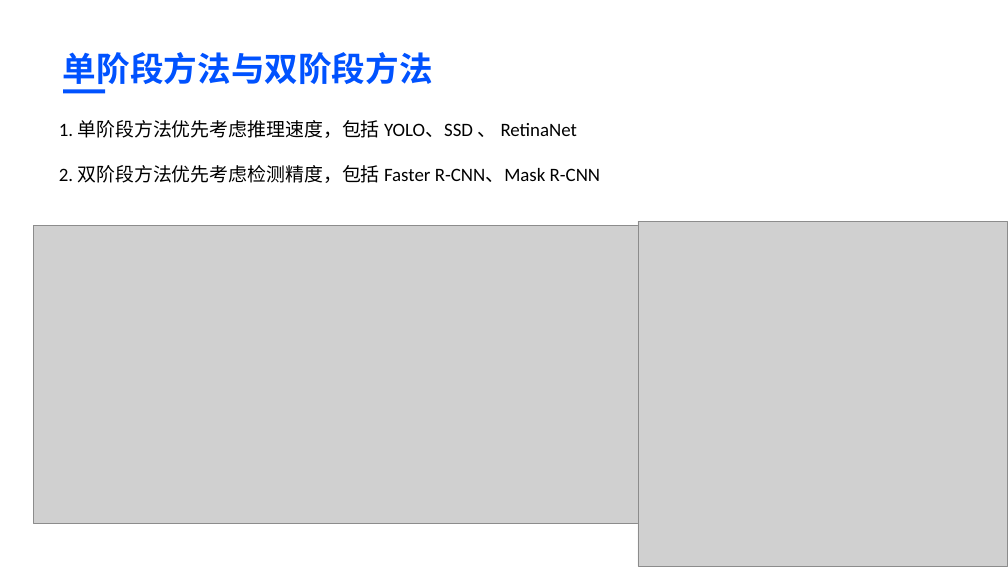
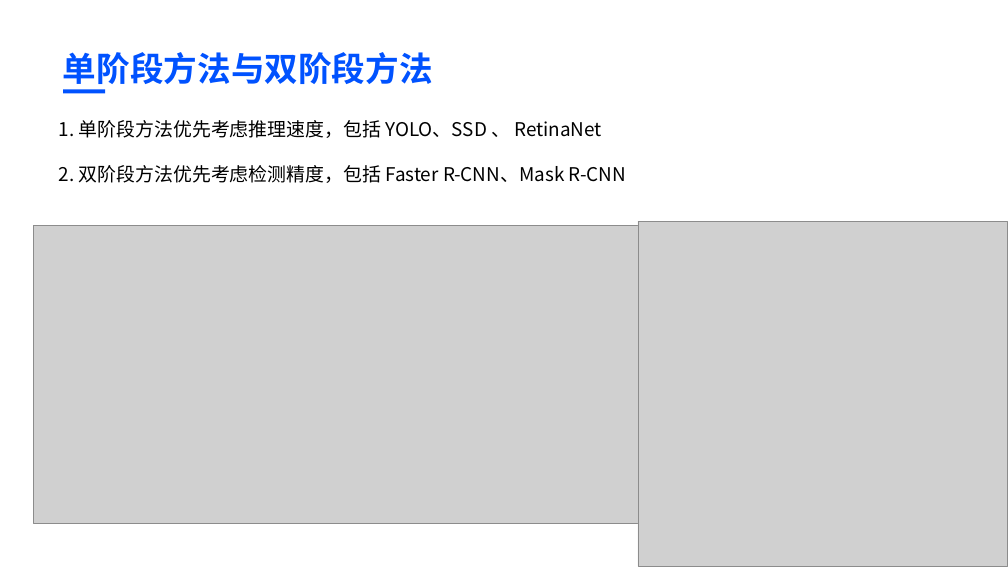
Before and after one commit to BaiRong-NUC/YOLOAnalyzes, a slide deck: slide 5 of 高级软件工程.pptx (slide 4 before the commit). Drawn at 1008x567 pixels with LibreOffice and Linux fonts; fonts in the diff are those of the drawing; grey boxes stand for pictures. Boxes give left, top, right and bottom in pixels: in the first picture for what was removed or moved away, otherwise in the second. Text is boxed around its words. In the diff, an @@ line names an element or a change of style, - is before the commit and + after.

```diff
--- a/高级软件工程.pptx
+++ b/高级软件工程.pptx
@@ text "1. 单阶段方法优先考虑推理速度，包括 YOLO、SSD 、 RetinaNet" at (x1=59, y1=120, x2=626, y2=183): font Calibri to Noto Sans CJK SC @@
```
Also in this commit, not shown: 3 other slides changed, 29 slides added, 1 other file.
